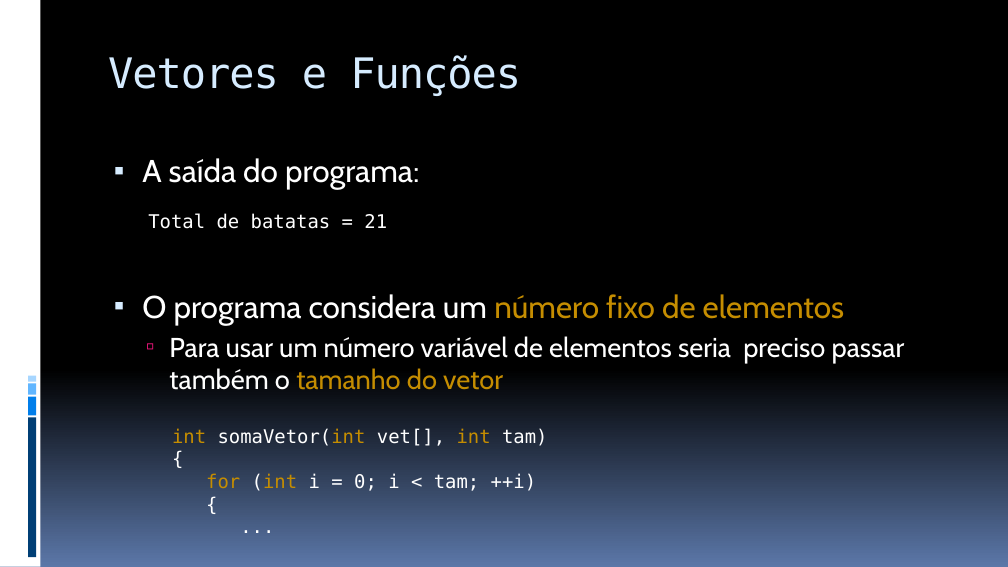
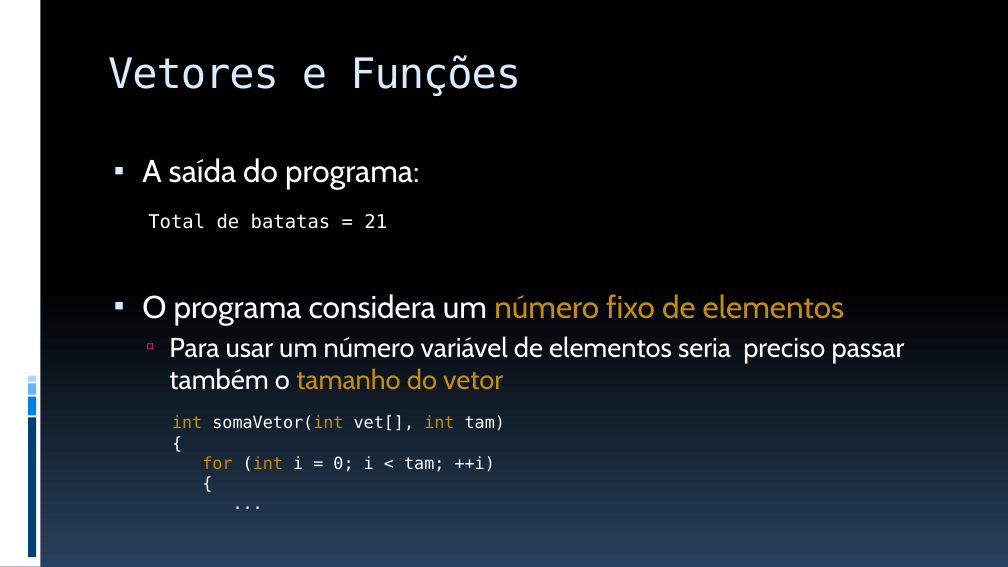
Before and after one commit to JudsonSS/ProgComp, a slide deck: slide 27 of Slides/10. Vetores.pptx. Drawn at 1008x567 pixels with LibreOffice and Linux fonts; fonts in the diff are those of the drawing. Boxes give left, top, right and bottom in pixels: in the first picture for what was removed or moved away, otherwise in the second. Text is boxed around its words. In the diff, an @@ line names an element or a change of style, - is before the commit and + after.

Commit message:
Novo Design

```diff
--- a/Slides/10. Vetores.pptx
+++ b/Slides/10. Vetores.pptx
@@ background gradient #000000 to #5B77A8 to gradient #000000 to #28415E @@
@@ text "int somaVetor(int vet[], int tam) ...": place and size @@
-text "int somaVetor(int vet[], int tam) ..." at (172, 428, 548, 491)
+text "int somaVetor(int vet[], int tam) ..." at (172, 415, 505, 472)
@@ text "int somaVetor(int vet[], int tam) ..." at (172, 415, 505, 472): size 18 to 16 pt @@
```
Also in this commit, not shown: 29 other slides changed, 1 slide removed.
